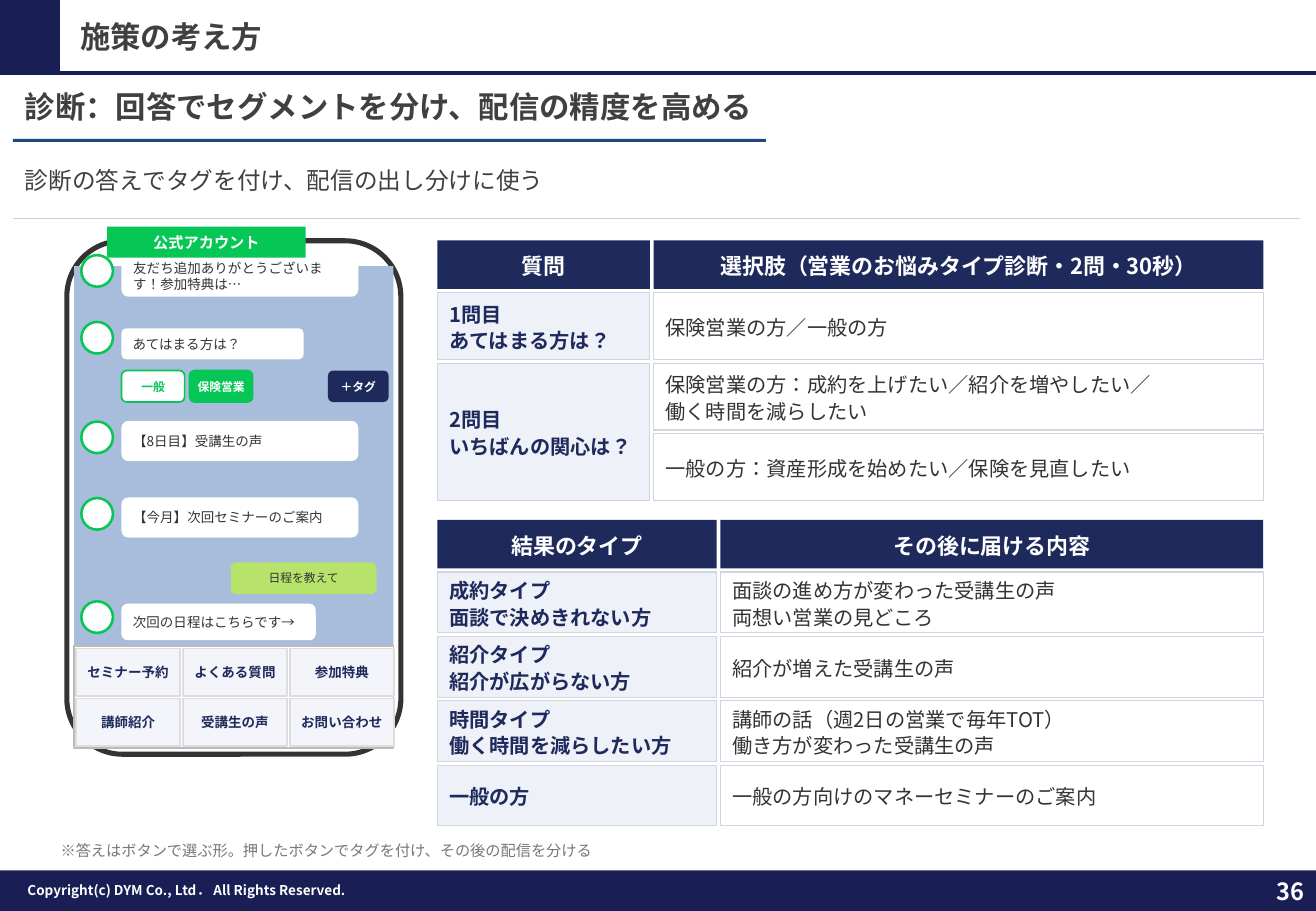
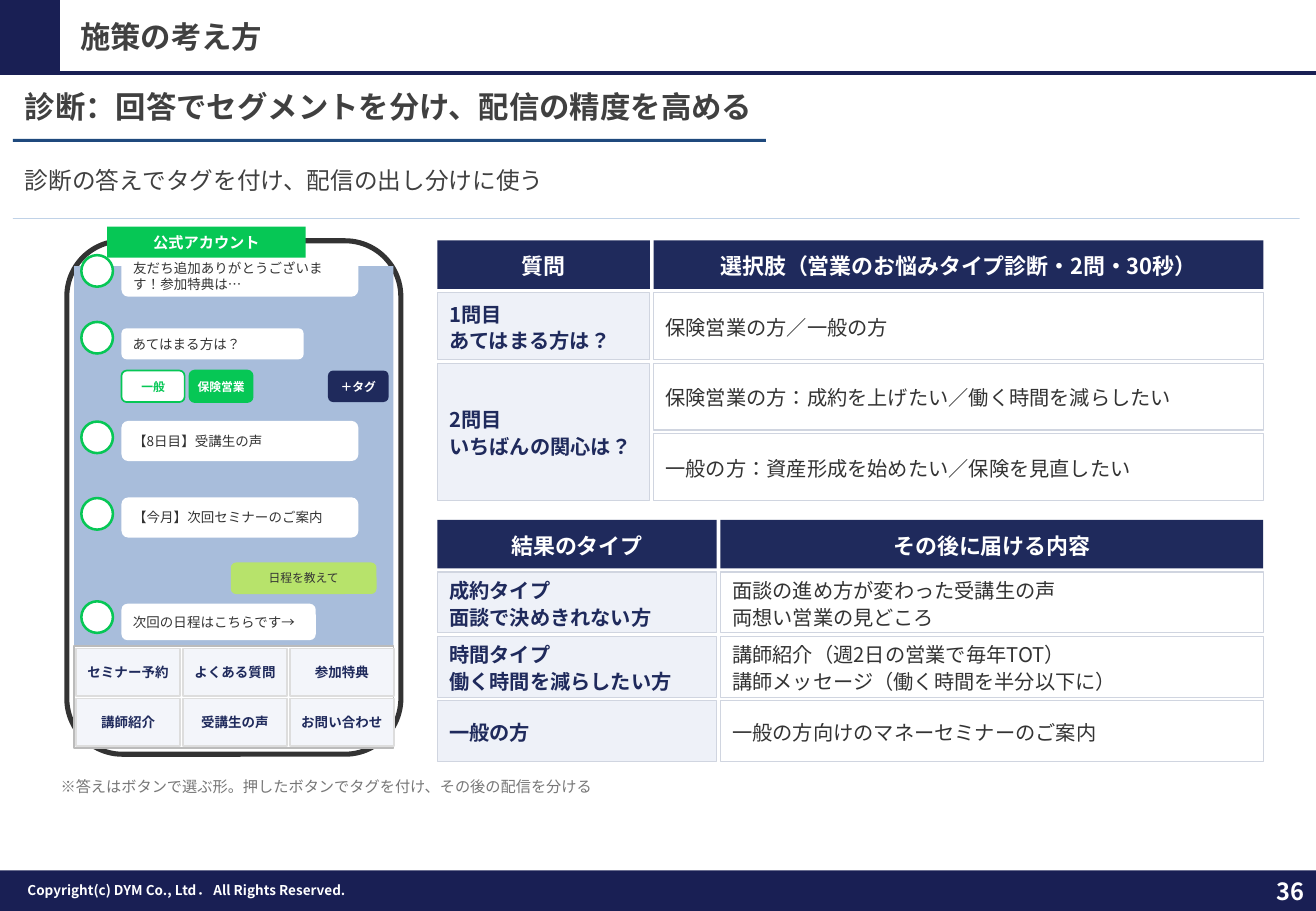
Before and after one commit to tonomura-r-dev/folder, a slide deck: slide 36 of 202610_株式会社すなおコンサルティング御中_LINE公式アカウント運用のご提案_ver7.3.pptx. Drawn at 1316x911 pixels with LibreOffice and Linux fonts; fonts in the diff are those of the drawing; background and template pictures are left out. Boxes give left, top, right and bottom in pixels: in the first picture for what was removed or moved away, otherwise in the second. Text is boxed around its words. In the diff, an @@ line names an element or a change of style, - is before the commit and + after.

```diff
--- a/202610_株式会社すなおコンサルティング御中_LINE公式アカウント運用のご提案_ver7.3.pptx
+++ b/202610_株式会社すなおコンサルティング御中_LINE公式アカウント運用のご提案_ver7.3.pptx
@@ text in rectangle at bbox=[665, 388, 1171, 407]: text changed @@
-保険営業の方：成約を上げたい／紹介を増やしたい／
-働く時間を減らしたい
+保険営業の方：成約を上げたい／働く時間を減らしたい
@@ text in rectangle at bbox=[449, 644, 671, 691]: text changed @@
-紹介タイプ
-紹介が広がらない方
+時間タイプ
+働く時間を減らしたい方
@@ text in rectangle at bbox=[732, 645, 1116, 691]: text changed @@
-紹介が増えた受講生の声
+講師紹介（週2日の営業で毎年TOT）
+講師メッセージ（働く時間を半分以下に）
@@ rectangle removed at bbox=[437, 701, 717, 762] @@
-時間タイプ
-働く時間を減らしたい方
@@ rectangle removed at bbox=[721, 701, 1264, 762] @@
-講師の話（週2日の営業で毎年TOT）
-働き方が変わった受講生の声
@@ 2 rectangles, 1 text: place and size @@
-2 rectangles, 1 text at bbox=[61, 766, 1264, 857]
+2 rectangles, 1 text at bbox=[61, 701, 1264, 793]
```
Also in this commit, not shown: 1 other slide changed, 2 other files.
